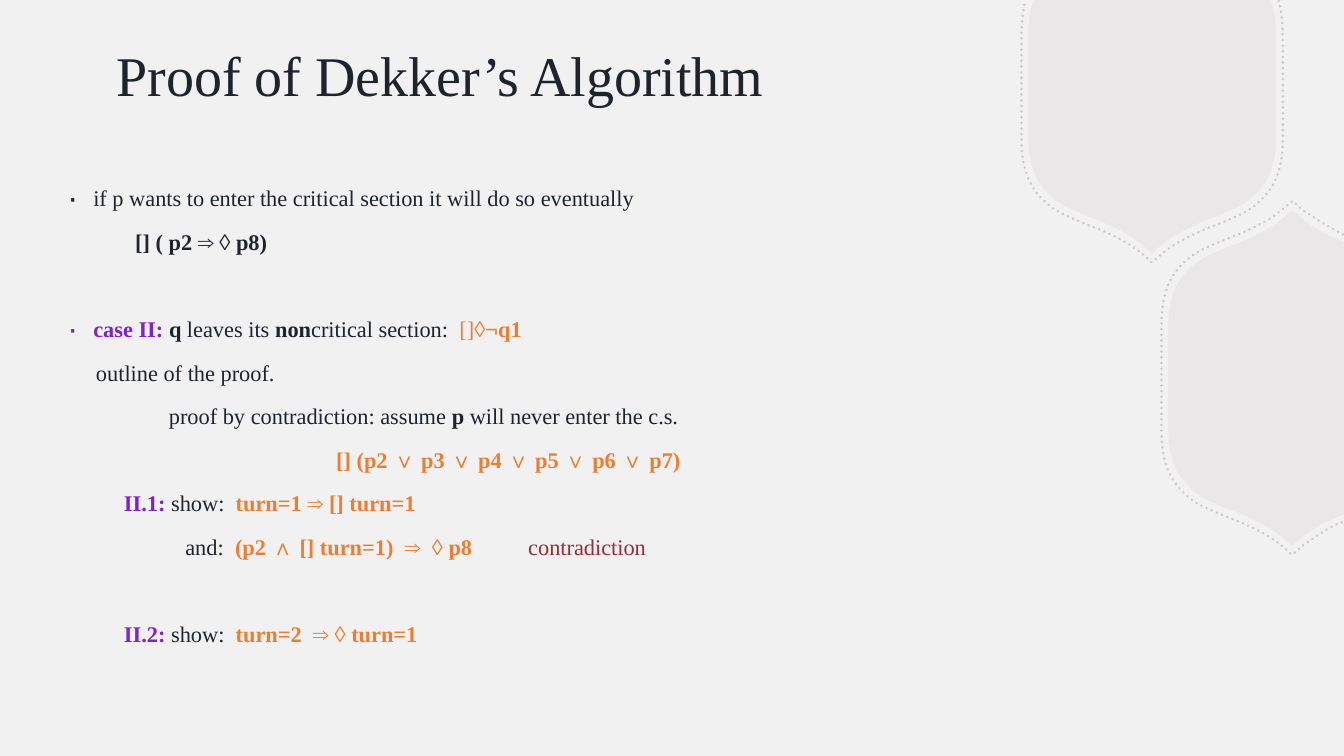
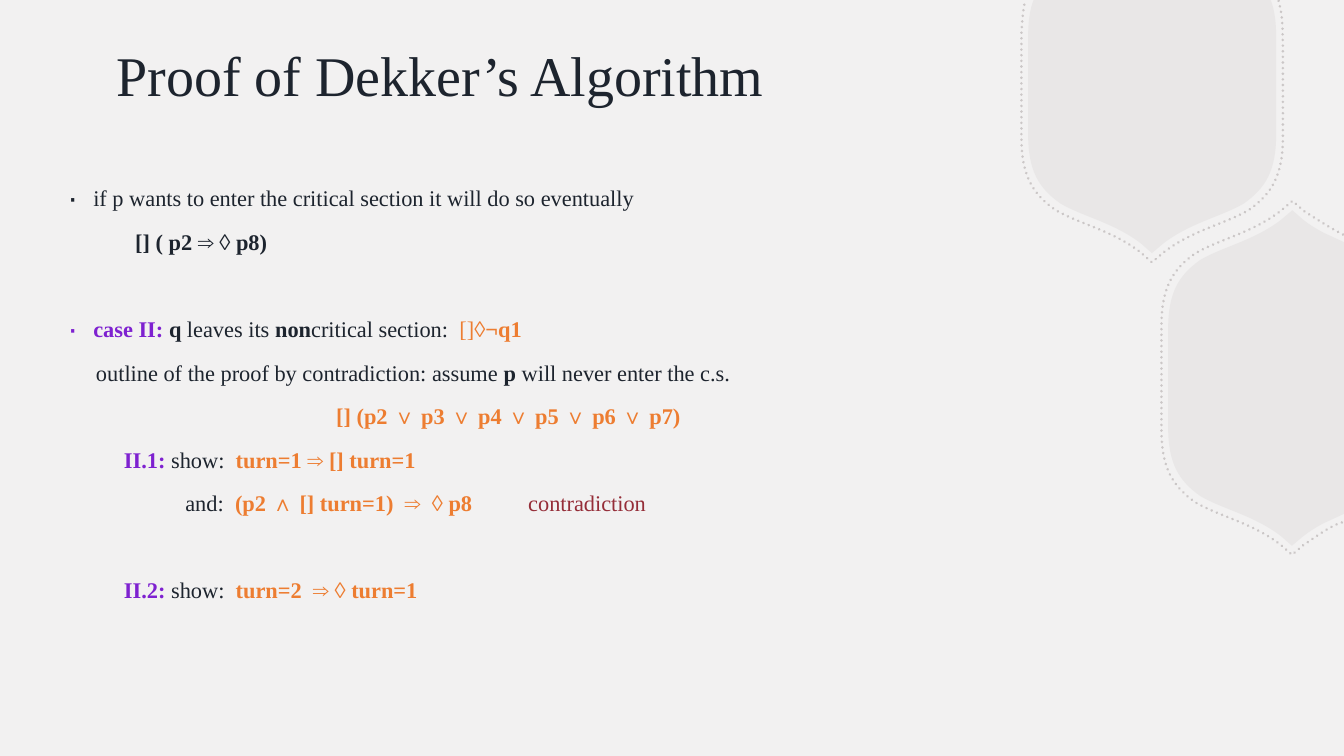
Before and after one commit to BillJr99/Ursinus-CS376, a slide deck: slide 8 of files/lectures/mutexcorrectness.pptx. Drawn at 1344x756 pixels with LibreOffice and Linux fonts; fonts in the diff are those of the drawing. Boxes give left, top, right and bottom in pixels: in the first picture for what was removed or moved away, otherwise in the second. Text is boxed around its words. In the diff, an @@ line names an element or a change of style, - is before the commit and + after.

```diff
--- a/files/lectures/mutexcorrectness.pptx
+++ b/files/lectures/mutexcorrectness.pptx
@@ text at (x1=96, y1=365, x2=730, y2=386): text changed @@
-outline of the proof.
-proof by contradiction: assume p will never enter the c.s.
+outline of the proof by contradiction: assume p will never enter the c.s.
```
Also in this commit, not shown: 5 other slides changed, 1 slide removed, 14 other files.
